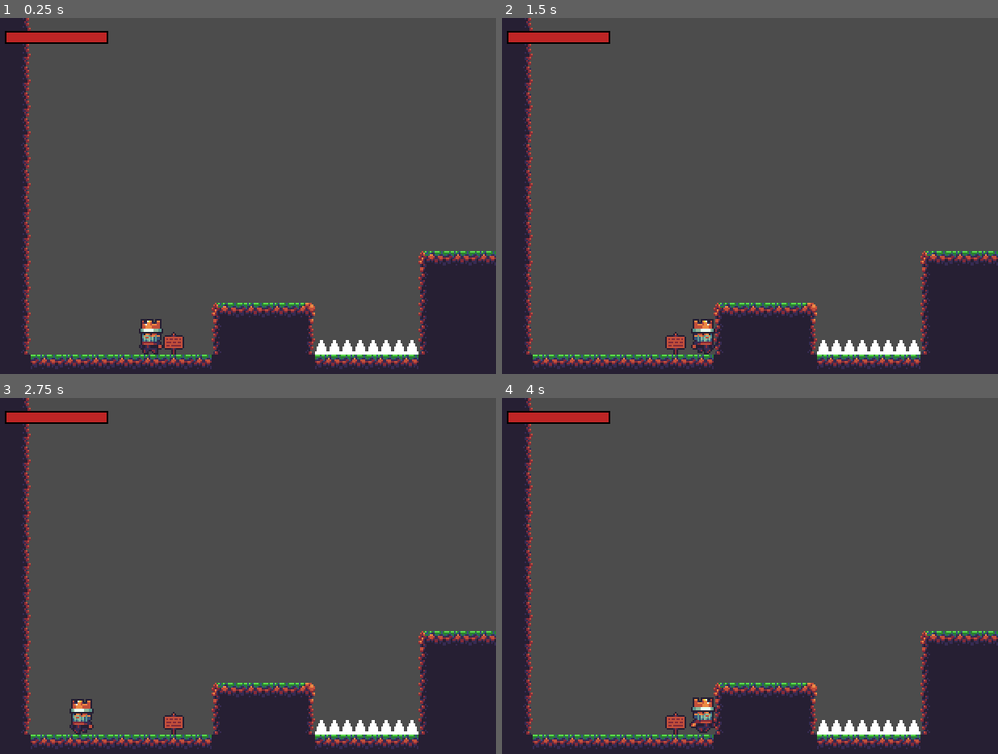
Above: before the commit, frames 1-4 (two rows, left to right).
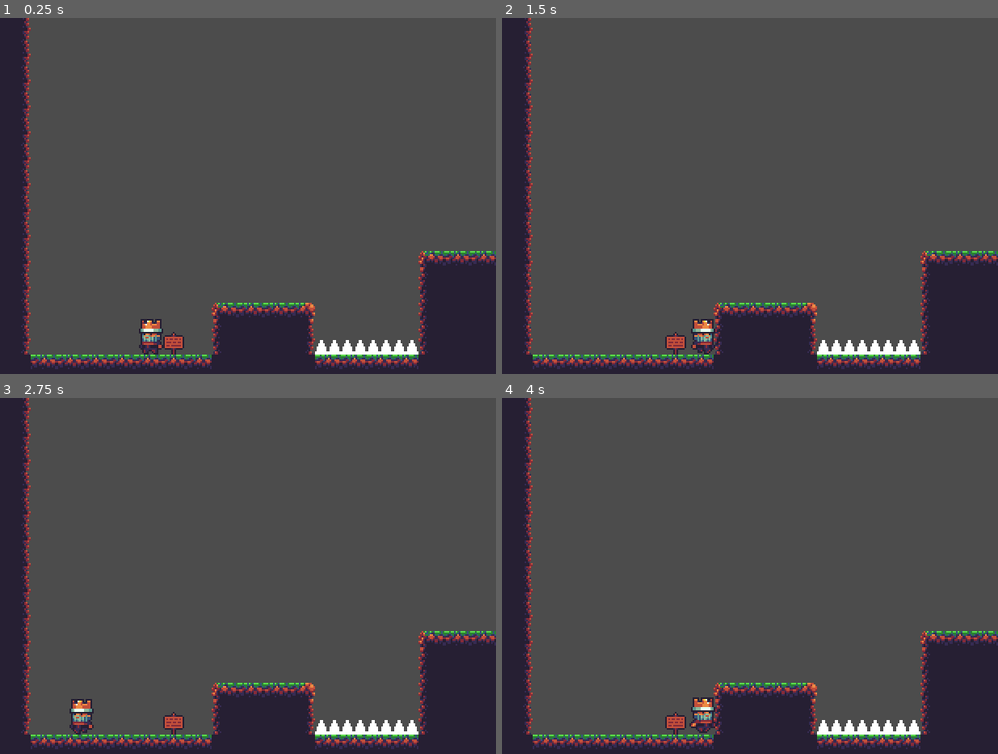
Above: after the commit, the same moments.

Repository: D-Waack/Godot_Sidescroller_Movement
Game: Godot game, scene res://Managing/Game.tscn
Two runs of this game, one before a commit and one after it. Both use one fixed random seed, a clock stepped at 60 frames per second and the inputs below.
Inputs:
- Up to frame 1 (0.25 s): no input
- Up to frame 2 (1.5 s): tap Enter (ui_accept) at 0.5, 0.77, 1.25 s; hold Right (ui_right) from 0.53 s (still down)
- Up to frame 3 (2.75 s): tap Enter (ui_accept) at 1.52 s; release Right (ui_right) at 2.03 s; hold Left (ui_left) from 2.03 s (still down)
- Up to frame 4 (4 s): release Left (ui_left) at 2.78 s; hold Right (ui_right) from 2.78 s (still down); tap Enter (ui_accept) at 3.02, 3.77 s

The runs differ from the first frame. In frame 1, 0.8% of the frame differs, in the area x 0-22%, y 3-8%; in frame 2, 0.8%; in frame 3, 0.8%; in frame 4, 0.8%.

Commit message:
Implement knockback

Diff:
--- a/Player/Player.gd
+++ b/Player/Player.gd
@@ -38,6 +38,8 @@
 ## Other speed variables
 export(float) var MAX_WALL_SPEED = 48.0 # maximum speed when wall sliding
 export(float) var WALL_JUMP_DISTANCE = 128.0 # minimum walljump distance
+export(float) var KNOCKBACK_H_FORCE = 136.0 # horizontal force at which the player character is knocked when taking damage
+export(float) var KNOCKBACK_V_FORCE = 56.0 # vertical force at which the player character is knocked when taking damage
 
 ### Ability variables
 export var can_double_jump : bool = true # allows player character to double jump
@@ -57,6 +59,7 @@
 ### Health variables
 export (float) var max_health = 100.0
 onready var health = max_health setget set_health
+export (float) var invulnerable_time = 1.4
 
 ### Setup function that runs at the start
 func _ready():
@@ -64,6 +67,7 @@
 		raycast.add_exception(self)
 	for raycast in right_wall_raycasts.get_children():
 		raycast.add_exception(self)
+	invulnerability_timer.wait_time = invulnerable_time
 
 ### Functions that run every frame
 # Physics process, main loop separated into subroutines
@@ -208,10 +212,18 @@
 func damage(value):
 	if state == DEAD: return
 	if invulnerability_timer.is_stopped():
+		knockback()
 		invulnerability_timer.start()
 		damage_animator.play("damage")
 		damage_animator.queue("blink")
 		set_health(health - value)
+
+func knockback():
+	var facing_direction = 1
+	if sprite.flip_h: # facing left
+		facing_direction = -1
+	velocity.x = KNOCKBACK_H_FORCE * -facing_direction
+	velocity.y = -KNOCKBACK_V_FORCE
 
 func kill():
 	invulnerability_timer.stop()
--- a/Player/Player.tscn
+++ b/Player/Player.tscn
@@ -357,10 +357,10 @@
 one_shot = true
 
 [node name="InvulnerabilityTimer" type="Timer" parent="Timers"]
-wait_time = 0.9
 one_shot = true
 
 [node name="HUD" type="CanvasLayer" parent="."]
+visible = false
 
 [node name="HealthBar" type="Control" parent="HUD"]
 margin_left = 16.0
